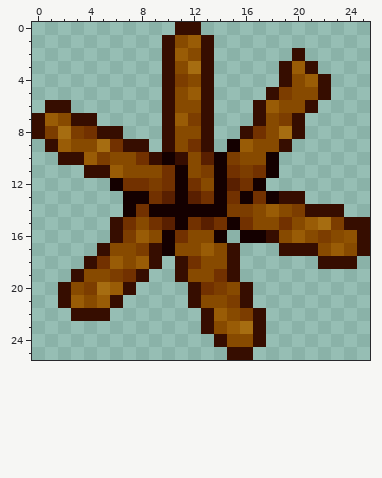
Two states of a pixel-art sprite, src/images/entities/campfire/campfire.png. The picture above is the old version.
The file is 26x26 pixels.
The same view after the edit:
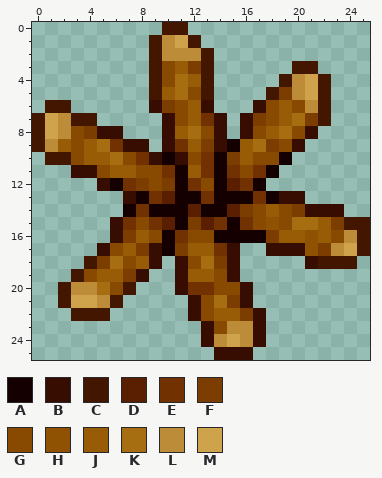
Palette (. is transparent): A #140000  B #360d00  C #431600  D #591f00  E #723100  F #7c3d00  G #874a00  H #8f5202  J #995c06  K #a66d11  L #bd8c38  M #cfa34c
Commit message: Better campfire sprite and improve burning smoke particles
The edit:
y 0: x 10..12 .BB -> CC.
y 1: x 9..13 .BGJB -> CLMC.
y 2: x 9..13 .BJGB -> CLLLC; x 20 B -> .
y 3: x 9..13 .BGKB -> CGJFC; x 19..21 BJB -> .CC
y 4: x 9..13 .BFGB -> CGKJC; x 19..22 BGJB -> CLMC
y 5: x 9..13 .BGJB -> CJKGC; x 18 B -> C; x 20..22 GGB -> LMC
y 6: x 1..2 BB -> CC; x 9..10 .B -> BF; x 12 G -> J; x 18..19 JG -> GJ; x 21..22 B. -> LC
y 7: x 0..4 BJGBB -> CMLCC; x 11..14 JFB. -> GJEB; x 16..17 .B -> BF; x 19..22 FB.. -> JKFC
y 8: x 0..4 BFKFE -> CMLGF; x 11..14 GGB. -> JKGB; x 17..18 EG -> GJ; x 20..21 B. -> GB
y 9: x 0..1 .B -> CL; x 4 G -> J; x 11..14 GEB. -> EJFB; x 17..20 GGB. -> KFGB
y 10: x 1..3 .BB -> CCG; x 5..6 FG -> JK; x 13 D -> E; x 16 G -> J; x 18..19 A. -> GA
y 11: x 3 . -> B; x 5 B -> G; x 7 G -> J; x 12..13 GF -> JE; x 16 F -> G
y 12: x 5 . -> B; x 8..10 EFE -> FGF
y 13: x 7 A -> B; x 12 D -> A; x 15 E -> A
y 14: x 12 A -> D; x 15 F -> D
y 15: x 12 E -> F; x 18..22 GEGJK -> HGKKJ; x 24..25 BB -> CC
y 16: x 15 . -> A; x 18..19 BG -> FJ; x 21..22 GF -> HJ; x 24..25 HB -> LC
y 17: x 7 G -> J; x 11..12 GG -> FJ; x 14 G -> E; x 18 . -> B; x 21..25 BGJGB -> HFLMC
y 18: x 4..6 BEJ -> CFK; x 12..14 EGG -> GKF; x 21..24 .BBB -> BCCC
y 19: x 3 B -> C; x 5..7 GFE -> JJF; x 12..14 GGE -> JJG
y 20: x 2..4 BGF -> CLL; x 6..7 JB -> GC; x 11..12 .B -> BE; x 14 F -> G
y 21: x 2..6 BJGJB -> CMMLC; x 14 G -> K
y 22: x 3..5 BBB -> CCC; x 12..13 .B -> BG; x 15 G -> J
y 23: x 15..16 JK -> LL
y 24: x 13..16 .BGG -> BLML
y 25: x 14 . -> B
